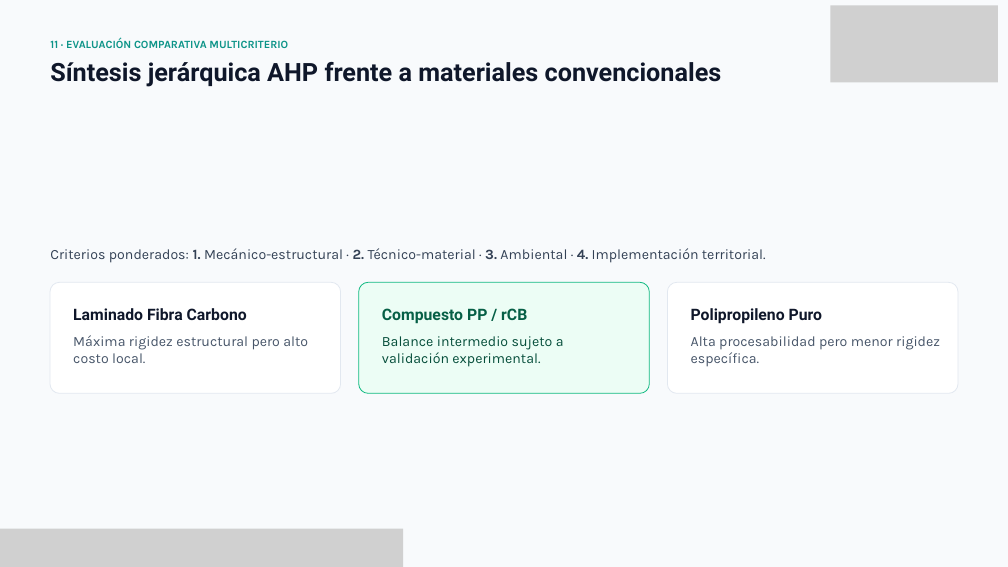
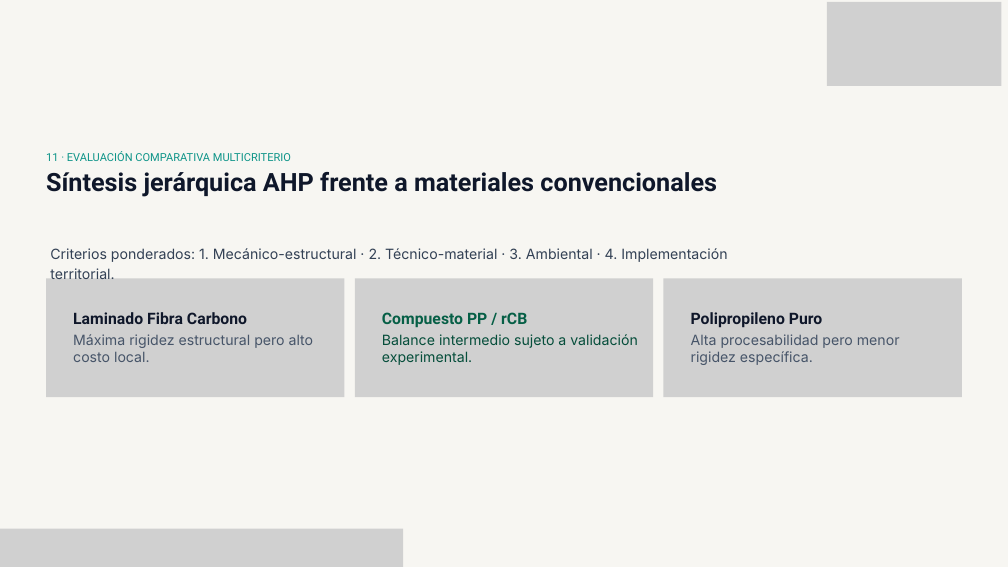
Before and after one commit to ivandavbejarano-coder/AMBIENTE_DESARROLLO, a slide deck: slide 12 of descargas/PRESENTACION_PIROLISIS_RCB_UAO_2026.pptx. Drawn at 1008x567 pixels with LibreOffice and Linux fonts; fonts in the diff are those of the drawing; grey boxes stand for pictures. Boxes give left, top, right and bottom in pixels: in the first picture for what was removed or moved away, otherwise in the second. Text is boxed around its words. In the diff, an @@ line names an element or a change of style, - is before the commit and + after.

```diff
--- a/descargas/PRESENTACION_PIROLISIS_RCB_UAO_2026.pptx
+++ b/descargas/PRESENTACION_PIROLISIS_RCB_UAO_2026.pptx
@@ background #F8FAFC to #F7F6F2 @@
@@ picture at (827, 2, 1001, 86): rotation 180 to 0 degrees; outline redrawn @@
@@ text removed at (50, 38, 288, 48) @@
-11 · EVALUACIÓN COMPARATIVA MULTICRITERIO
@@ text "11 · EVALUACIÓN COMPARATIVA MULTICRITERIO": place and size @@
-text "11 · EVALUACIÓN COMPARATIVA MULTICRITERIO" at (50, 62, 722, 87)
+text "11 · EVALUACIÓN COMPARATIVA MULTICRITERIO" at (46, 151, 717, 197)
@@ text at (46, 151, 291, 161): paragraph added @@
+11 · EVALUACIÓN COMPARATIVA MULTICRITERIO
@@ text at (46, 172, 717, 197): line spacing 43.2pt to 47.3pt @@
@@ text "Criterios ponderados: 1. Mecánico-estructural · ..." at (50, 248, 727, 262): font Karla to Inter; bold off in "1. 2. 3. 4."; line spacing 24.3pt to 28.3pt @@
@@ picture added at (46, 278, 344, 397) @@
@@ freeform shape removed at (50, 282, 341, 393) @@
@@ picture added at (355, 278, 653, 397) @@
@@ freeform shape removed at (359, 282, 650, 393) @@
@@ picture added at (663, 278, 962, 397) @@
@@ freeform shape removed at (667, 282, 958, 393) @@
@@ line spacing 27pt to 31.5pt in 3 elements at (73, 312, 247, 324), (382, 312, 527, 328), (691, 312, 822, 327) @@
@@ font Karla to Inter in 3 elements at (382, 334, 637, 365), (73, 334, 313, 362), (691, 334, 900, 365) @@
```
Also in this commit, not shown: 15 other slides changed, 1 other file.
